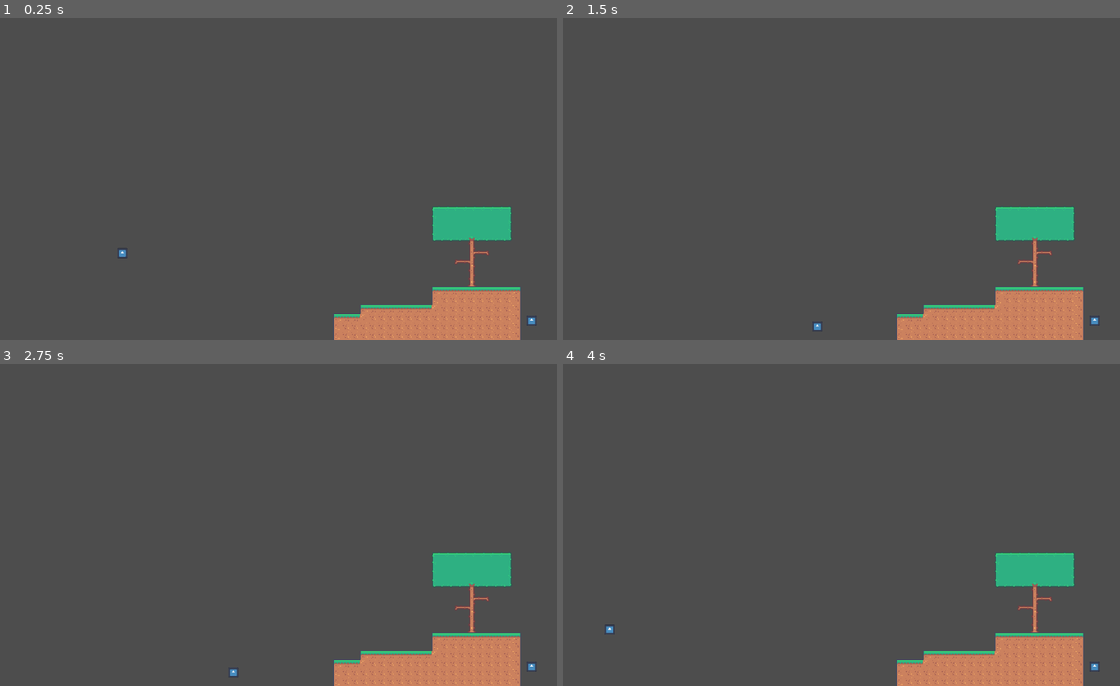
Above: before the commit, frames 1-4 (two rows, left to right).
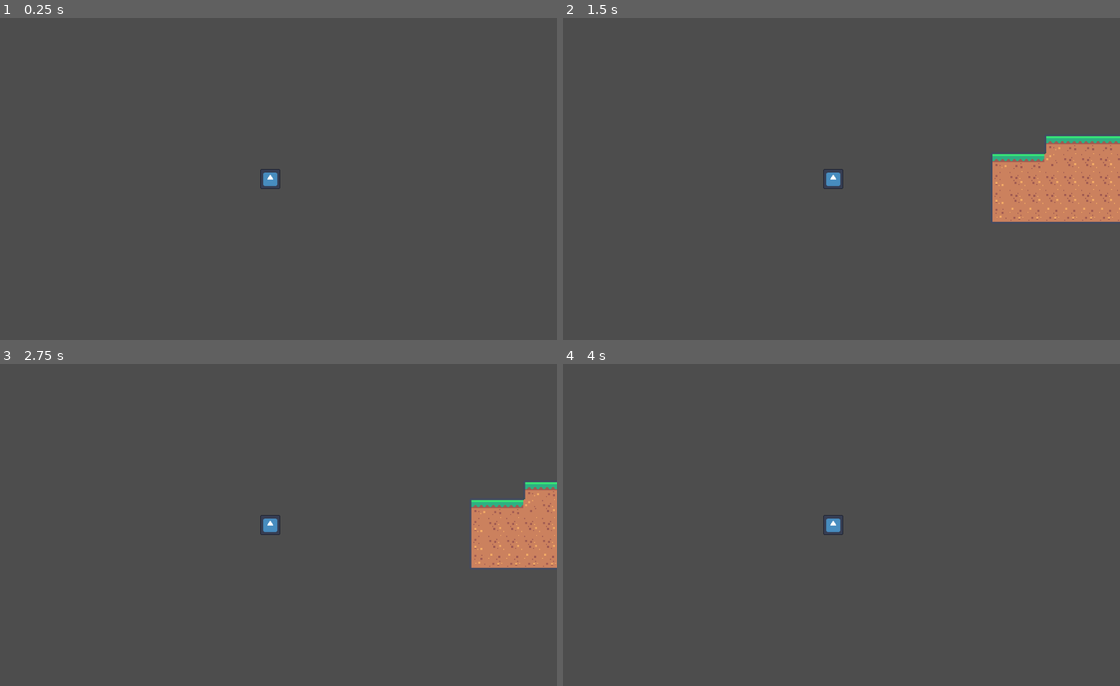
Above: after the commit, the same moments.

Repository: ThatMysticShadow/Plug-n-Play-F24
Game: Godot game, scene res://base/game/level/test_environment.tscn
The game is run twice, just before and just after one commit, with the same random seed, the same clock (stepped at 60 frames per second) and the same inputs. The project has no main scene, so this scene is started directly. The engine's default icon, where the game draws it, is replaced by a stand-in: a white triangle on a blue panel in a dark square.
Inputs:
- Up to frame 1 (0.25 s): no input
- Up to frame 2 (1.5 s): hold D (player_right) from 0.53 s (still down); tap Space (player_jump) at 0.77 s
- Up to frame 3 (2.75 s): tap Space (player_jump) at 1.52 s; release D (player_right) at 2.03 s; hold A (player_left) from 2.03 s (still down)
- Up to frame 4 (4 s): release A (player_left) at 2.78 s; hold D (player_right) from 2.78 s (still down); tap Space (player_jump) at 3.02, 3.77 s

The runs differ from the first frame. In frame 1, 6.3% of the frame differs, in the area x 21-97%, y 46-100%; in frame 2, 11%, in the area x 44-100%, y 36-100%; in frame 3, 9.5%; in frame 4, 6.3%.

Commit message:
Created basic player follow camera and changed texture filtering to "Nearest"

Diff:
--- a/base/game/player/player.tscn
+++ b/base/game/player/player.tscn
@@ -15,3 +15,6 @@
 
 [node name="CollisionShape2D" type="CollisionShape2D" parent="."]
 shape = SubResource("RectangleShape2D_md56h")
+
+[node name="Camera2D" type="Camera2D" parent="."]
+zoom = Vector2(2, 2)
--- a/project.godot
+++ b/project.godot
@@ -66,3 +66,7 @@
 "deadzone": 0.5,
 "events": []
 }
+
+[rendering]
+
+textures/canvas_textures/default_texture_filter=0
